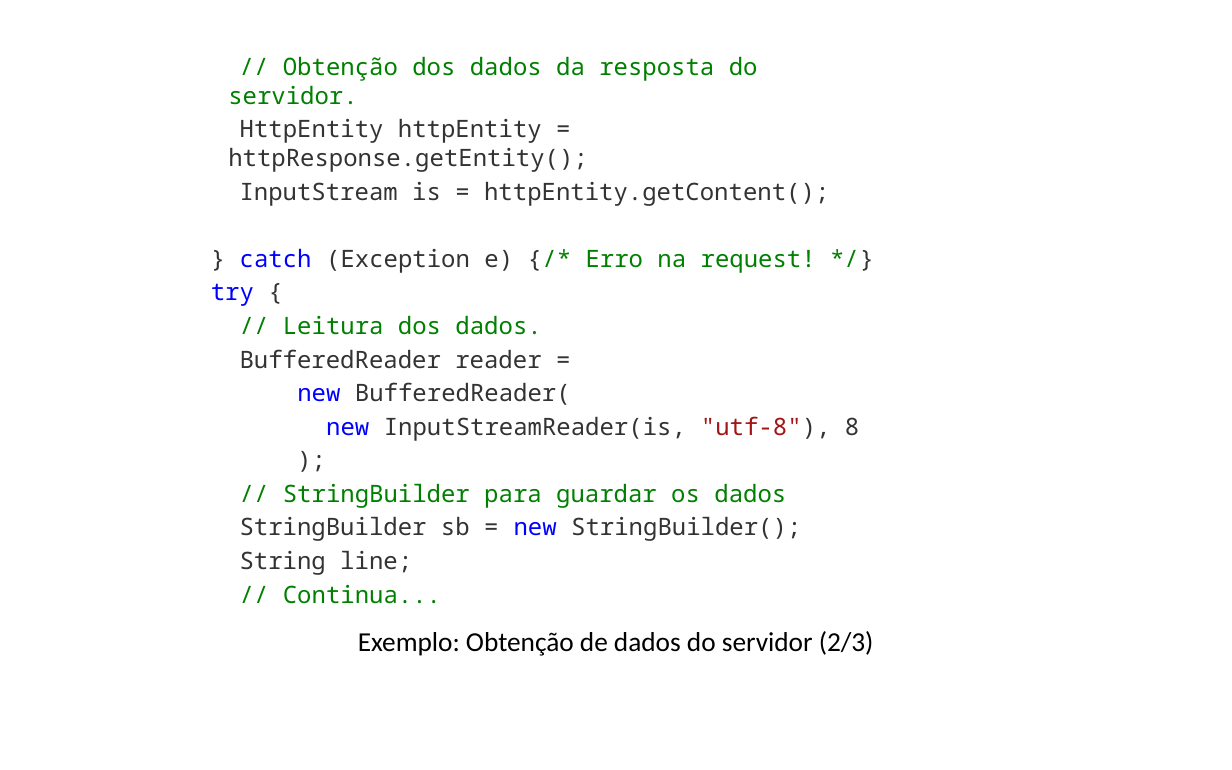
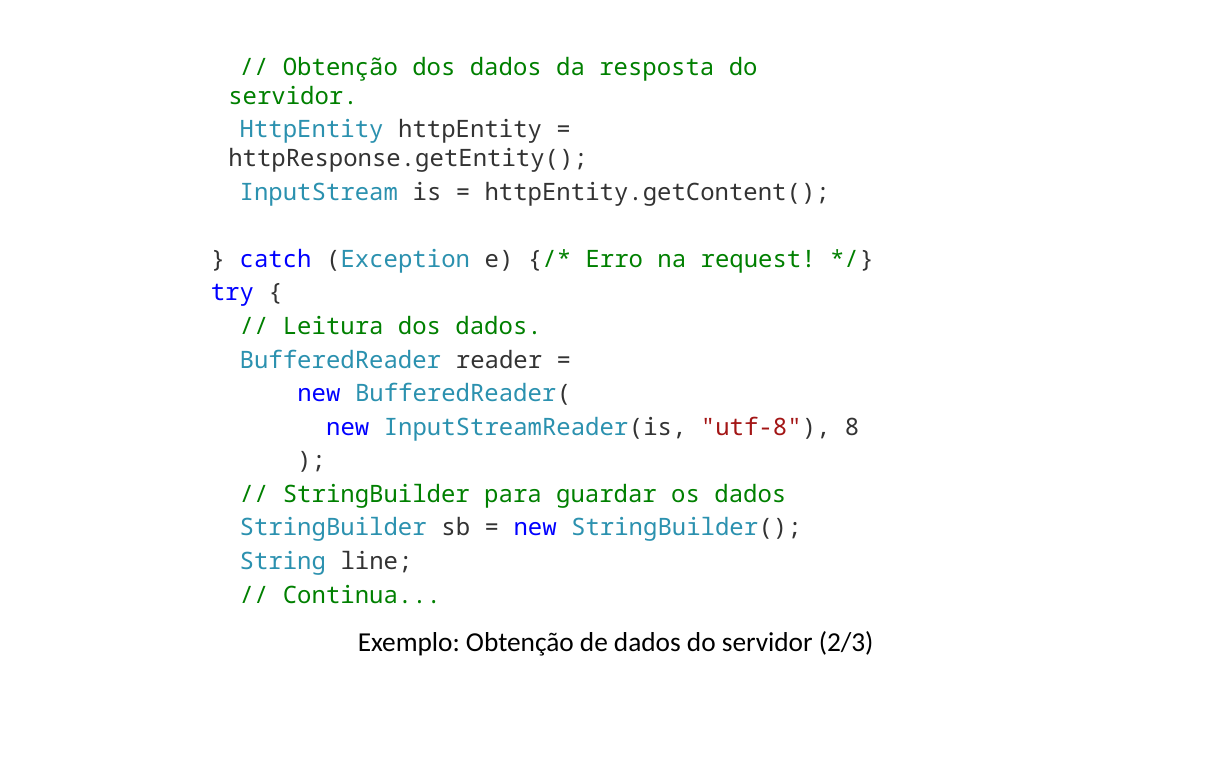
Before and after one commit to iptomar/letrinhas_si, a slide deck: slide 18 of Apresentacoes/v01.pptx. Drawn at 1232x770 pixels with LibreOffice and Linux fonts; fonts in the diff are those of the drawing; background and template pictures are left out. Boxes give left, top, right and bottom in pixels: in the first picture for what was removed or moved away, otherwise in the second. Text is boxed around its words. In the diff, an @@ line names an element or a change of style, - is before the commit and + after.

```diff
--- a/Apresentacoes/v01.pptx
+++ b/Apresentacoes/v01.pptx
@@ text at (228,118,859,575): text colour #333333 to #2B91AF in "HttpEntity", "InputStream", "(Exception", "BufferedReader" and 4 more places @@
```
Also in this commit, not shown: 10 other slides changed, 1 other file.
